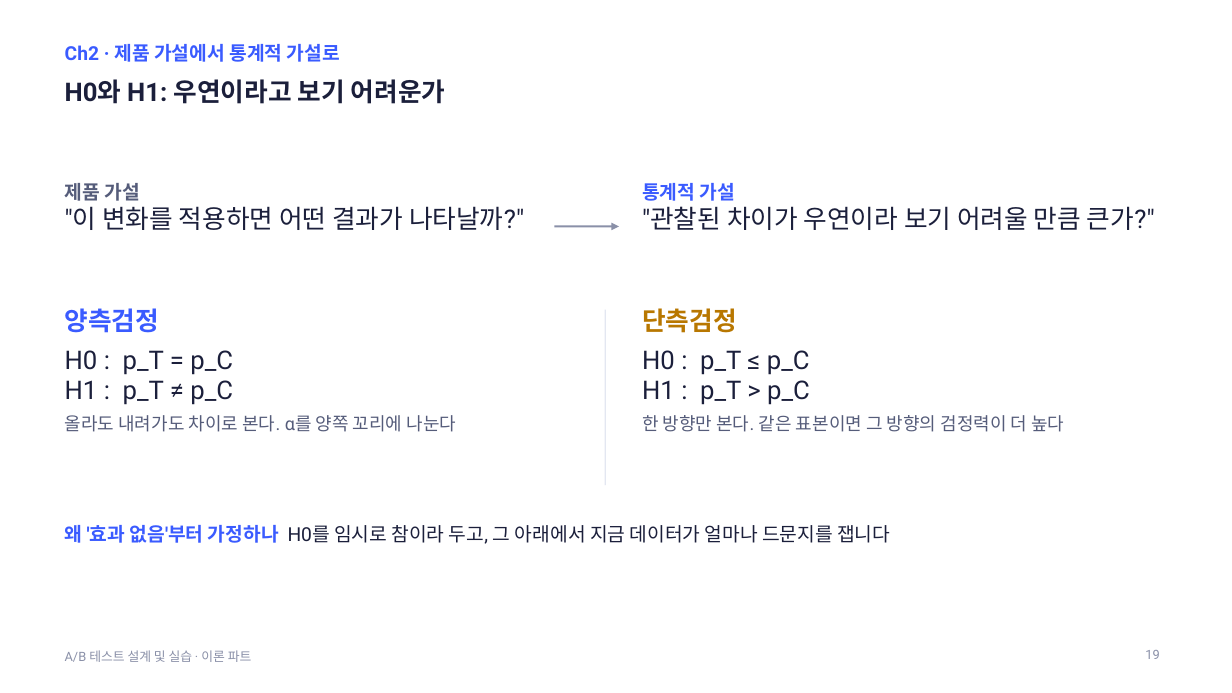
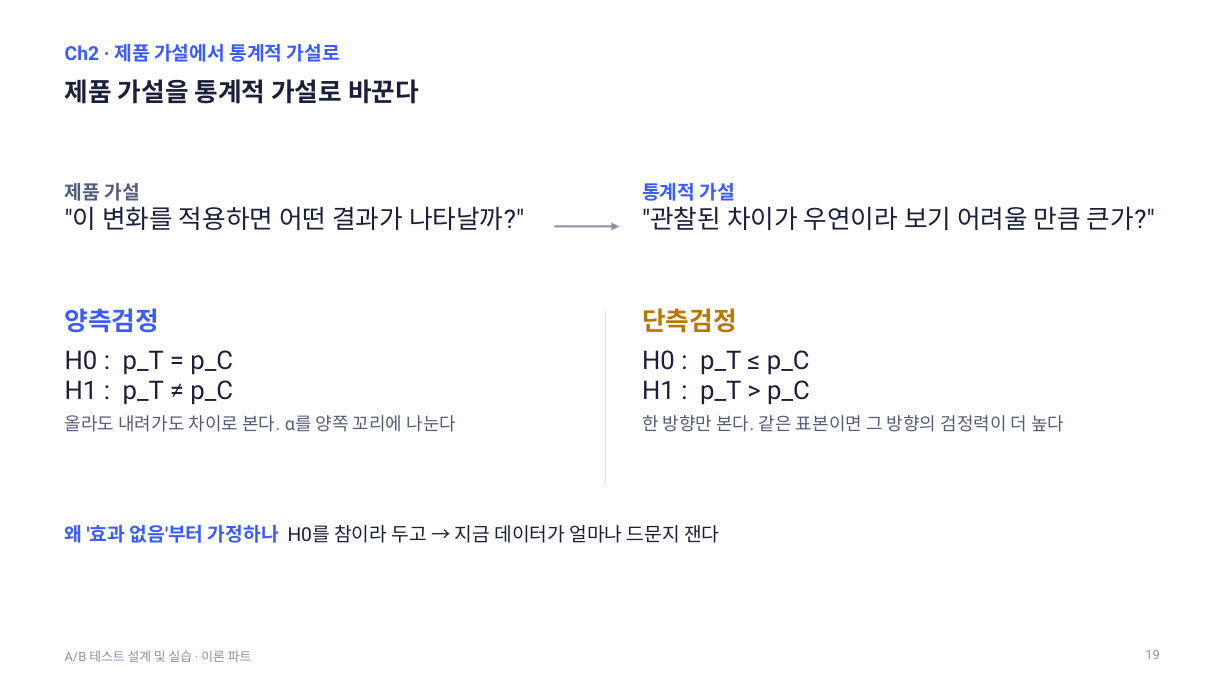
Before and after one commit to kkamret/quickmart-lab-rats, a slide deck: slide 19 of docs/lecture/ab-testing-theory.pptx. Drawn at 1232x693 pixels with LibreOffice and Linux fonts; fonts in the diff are those of the drawing. Boxes give left, top, right and bottom in pixels: in the first picture for what was removed or moved away, otherwise in the second. Text is boxed around its words. In the diff, an @@ line names an element or a change of style, - is before the commit and + after.

```diff
--- a/docs/lecture/ab-testing-theory.pptx
+++ b/docs/lecture/ab-testing-theory.pptx
@@ title at (65,79,419,104): text changed @@
-H0와 H1: 우연이라고 보기 어려운가
+제품 가설을 통계적 가설로 바꾼다
@@ text at (65,525,719,543): text changed @@
-왜 '효과 없음'부터 가정하나 H0를 임시로 참이라 두고, 그 아래에서 지금 데이터가 얼마나 드문지를 잽니다
+왜 '효과 없음'부터 가정하나 H0를 참이라 두고 → 지금 데이터가 얼마나 드문지 잰다
```
Also in this commit, not shown: 44 other slides changed, 1 slide added, 1 slide removed, 2 other files.
